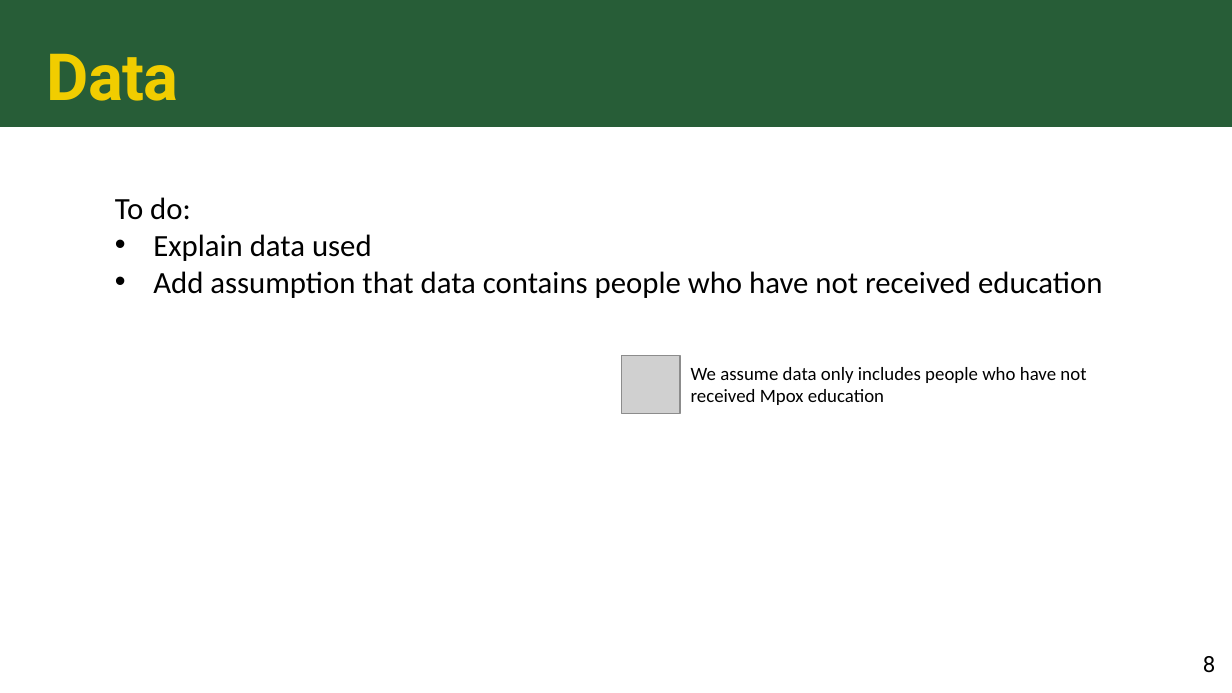
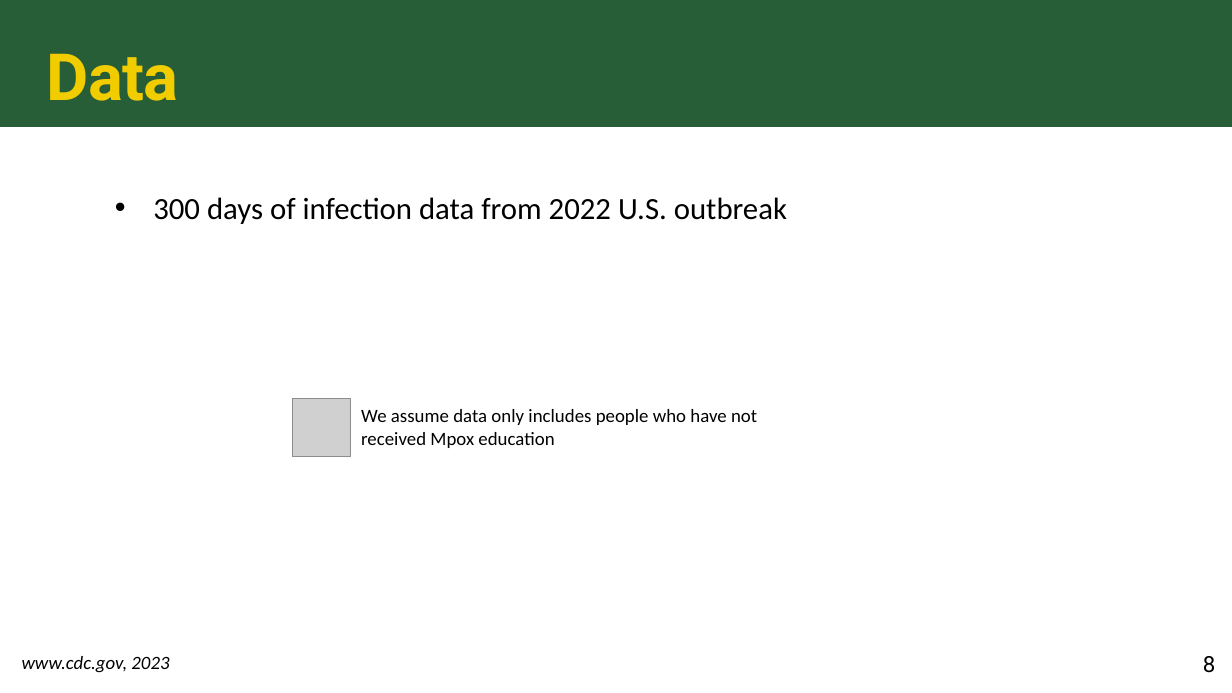
Before and after one commit to colbychristian/mpox_sier, a slide deck: slide 8 of Mpox_education_PPT.pptx. Drawn at 1232x693 pixels with LibreOffice and Linux fonts; fonts in the diff are those of the drawing; grey boxes stand for pictures. Boxes give left, top, right and bottom in pixels: in the first picture for what was removed or moved away, otherwise in the second. Text is boxed around its words. In the diff, an @@ line names an element or a change of style, - is before the commit and + after.

Commit message:
New version

```diff
--- a/Mpox_education_PPT.pptx
+++ b/Mpox_education_PPT.pptx
@@ text at (153,197,787,224): text changed @@
-To do:
-• Explain data used
-• Add assumption that data contains people who have not received education
+• 300 days of infection data from 2022 U.S. outbreak
@@ picture: place and size @@
-picture at (622,356,680,414)
+picture at (292,398,350,456)
@@ text "We assume data only includes ...": place and size @@
-text "We assume data only includes ..." at (691,367,1086,405)
+text "We assume data only includes ..." at (361,409,757,448)
@@ text added at (22,656,169,673), 11 pt, text #000000, italic @@
+www.cdc.gov, 2023
```
Also in this commit, not shown: 9 other slides changed, 6 slides added, 4 slides removed.
